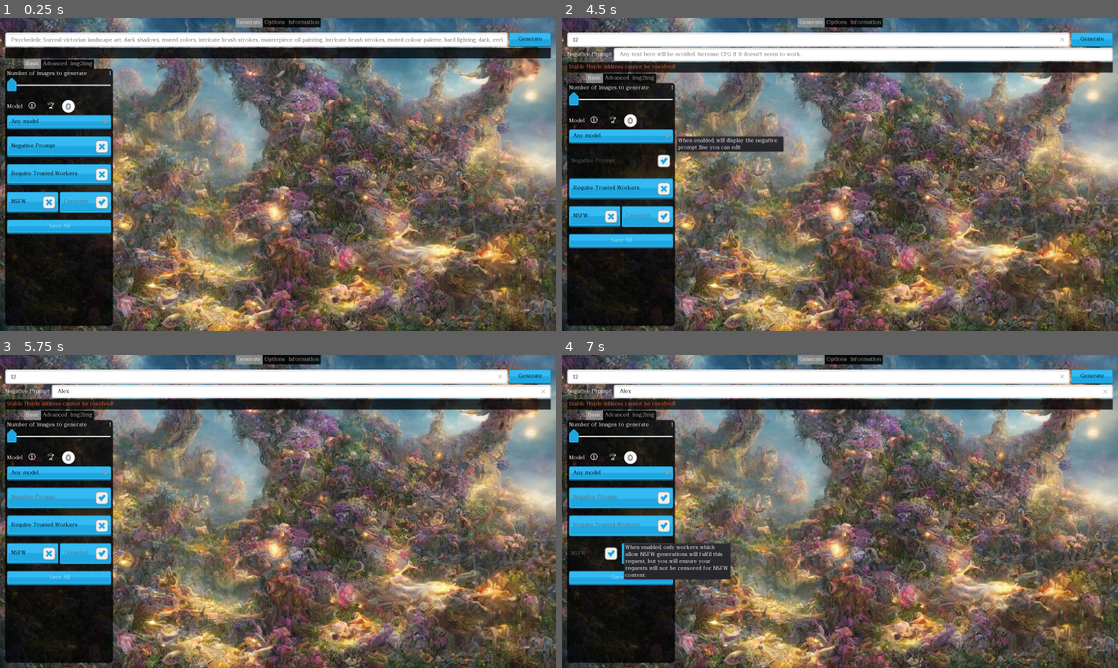
Above: before the commit, frames 1-4 (two rows, left to right).
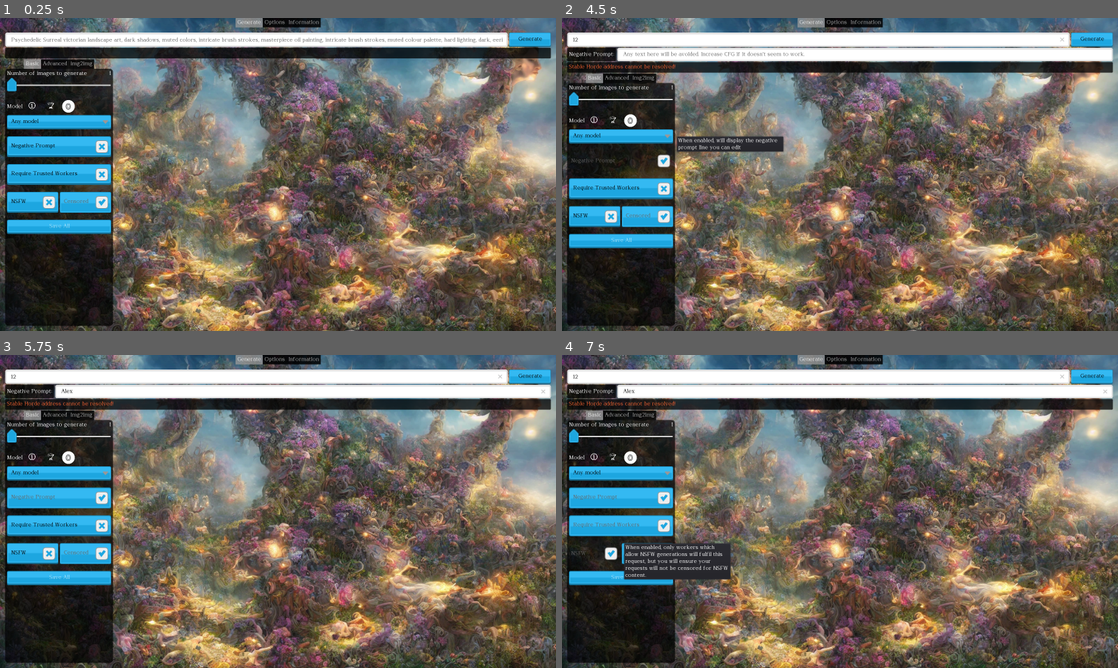
Above: after the commit, the same moments.

Repository: Haidra-Org/Lucid-Creations
Game: Godot game, scene res://StableHordeClient.tscn
The game is run twice, just before and just after one commit, with the same random seed, the same clock (stepped at 60 frames per second) and the same inputs.
Inputs (mouse positions are in pixels of both pictures, inside the frame that each line leads up to):
- Up to frame 1 (0.25 s): no input
- Up to frame 2 (4.5 s): click (817, 39) at 0.52 s; type "12" at 0.6 s; click "Generate" at 1.25 s; click (595, 105) at 2 s; click (612, 105) at 2.75 s; click "Any model" at 3.5 s; click "Negative Prompt" at 4.25 s
- Up to frame 3 (5.75 s): click (300, 392) at 5.02 s; type "Alex" at 5.1 s
- Up to frame 4 (7 s): click "Require Trusted Workers" at 5.75 s; click "NSFW" at 6.5 s

The runs differ from the first frame. In frame 1, less than 0.1% of the frame differs, in the area x 0-100%, y 9-13%; in frame 2, 0.6%, in the area x 0-100%, y 9-18%; in frame 3, 0.4%; in frame 4, 0.4%.

Commit message:
grid background

Diff:
--- a/GridTextureRect.gd
+++ b/GridTextureRect.gd
@@ -1,16 +1,20 @@
 class_name GridTextureRect
-extends TextureRect
+extends PanelContainer
 
 signal left_mouse_mouse_clicked
 signal right_mouse_mouse_clicked
+
+onready var grid_texture_rect = $"%GridTextureRect"
 onready var highlight := $"%Highlight"
 
-func _init():
-	rect_min_size = Vector2(128,128)
-	expand = true
-	stretch_mode = TextureRect.STRETCH_KEEP_ASPECT_CENTERED
+var texture: AIImageTexture
 
 func _ready():
+	rect_min_size = Vector2(128,128)
+	grid_texture_rect.rect_min_size = Vector2(120,120)
+	grid_texture_rect.expand = true
+	grid_texture_rect.stretch_mode = TextureRect.STRETCH_KEEP_ASPECT_CENTERED
+	grid_texture_rect.texture = texture
 	# warning-ignore:return_value_discarded
 	connect("gui_input",self, "_on_gui_input")
 
@@ -31,3 +35,6 @@
 
 func is_highlighted() -> bool:
 	return(highlight.visible)
+
+func set_texture(_texture) -> void:
+	texture = _texture
--- a/GridTextureRect.tscn
+++ b/GridTextureRect.tscn
@@ -1,6 +1,17 @@
-[gd_scene load_steps=3 format=2]
+[gd_scene load_steps=4 format=2]
 
 [ext_resource path="res://GridTextureRect.gd" type="Script" id=1]
+
+[sub_resource type="StyleBoxFlat" id=2]
+content_margin_left = 10.0
+content_margin_right = 10.0
+content_margin_top = 10.0
+content_margin_bottom = 10.0
+bg_color = Color( 0, 0, 0, 0.588235 )
+corner_radius_top_left = 5
+corner_radius_top_right = 5
+corner_radius_bottom_right = 5
+corner_radius_bottom_left = 5
 
 [sub_resource type="StyleBoxFlat" id=1]
 draw_center = false
@@ -10,24 +21,25 @@
 border_width_bottom = 4
 border_color = Color( 1, 0.717647, 0, 1 )
 
-[node name="GridTextureRect" type="TextureRect"]
-margin_left = 2.0
-margin_top = 2.0
-margin_right = 1598.0
-margin_bottom = 898.0
+[node name="Background" type="PanelContainer"]
+margin_right = 40.0
+margin_bottom = 40.0
+custom_styles/panel = SubResource( 2 )
+script = ExtResource( 1 )
+
+[node name="GridTextureRect" type="TextureRect" parent="."]
+unique_name_in_owner = true
+margin_left = 10.0
+margin_top = 10.0
+margin_right = 30.0
+margin_bottom = 30.0
 expand = true
 stretch_mode = 5
-script = ExtResource( 1 )
 
-[node name="Highlight" type="PanelContainer" parent="."]
+[node name="Highlight" type="PanelContainer" parent="GridTextureRect"]
 unique_name_in_owner = true
 visible = false
 anchor_right = 1.0
 anchor_bottom = 1.0
 mouse_filter = 2
 custom_styles/panel = SubResource( 1 )
-
-[node name="Background" type="ColorRect" parent="."]
-margin_right = 40.0
-margin_bottom = 40.0
-color = Color( 0, 0, 0, 0.745098 )
--- a/StableHordeClient.gd
+++ b/StableHordeClient.gd
@@ -181,7 +181,7 @@
 	save_all.disabled = false
 	for texture in completed_payload["image_textures"]:
 		var tr := GRID_TEXTURE_RECT.instance()
-		tr.texture = texture
+		tr.set_texture(texture)
 		# warning-ignore:return_value_discarded
 		tr.connect("left_mouse_mouse_clicked", self, "_on_grid_texture_left_clicked", [tr])
 #		tr.connect("right_mouse_mouse_clicked", self, "_on_grid_texture_right_clicked", [tr])
--- a/StableHordeClient.tscn
+++ b/StableHordeClient.tscn
@@ -180,7 +180,11 @@
 margin_right = 1562.0
 margin_bottom = 82.0
 
-[node name="NegPromptLabel" type="Label" parent="TabContainer/Generate/VBoxContainer/NegPromptHBC"]
+[node name="PanelContainer" type="PanelContainer" parent="TabContainer/Generate/VBoxContainer/NegPromptHBC"]
+margin_right = 10.0
+margin_bottom = 10.0
+
+[node name="NegPromptLabel" type="Label" parent="TabContainer/Generate/VBoxContainer/NegPromptHBC/PanelContainer"]
 margin_top = 10.0
 margin_right = 130.0
 margin_bottom = 27.0
--- a/project.godot
+++ b/project.godot
@@ -14,7 +14,7 @@
 "language": "GDScript",
 "path": "res://addons/stable_horde_client/AIImageTexture.gd"
 }, {
-"base": "TextureRect",
+"base": "PanelContainer",
 "class": "GridTextureRect",
 "language": "GDScript",
 "path": "res://GridTextureRect.gd"
--- a/theme/kenneyUI-blue.tres
+++ b/theme/kenneyUI-blue.tres
@@ -119,6 +119,10 @@
 content_margin_top = 5.0
 content_margin_bottom = 5.0
 bg_color = Color( 0, 0, 0, 0.745098 )
+corner_radius_top_left = 3
+corner_radius_top_right = 3
+corner_radius_bottom_right = 3
+corner_radius_bottom_left = 3
 
 [sub_resource type="AtlasTexture" id=22]
 flags = 4
@@ -171,7 +175,7 @@
 content_margin_right = 5.0
 content_margin_top = 5.0
 content_margin_bottom = 5.0
-bg_color = Color( 0, 0, 0, 0.784314 )
+bg_color = Color( 0, 0, 0, 0.705882 )
 corner_radius_top_left = 10
 corner_radius_top_right = 10
 corner_radius_bottom_right = 10
